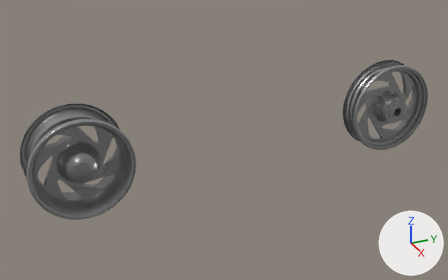
One commit to the glTF model models/Rims_ALMN.glb: the scene before it, then after it.
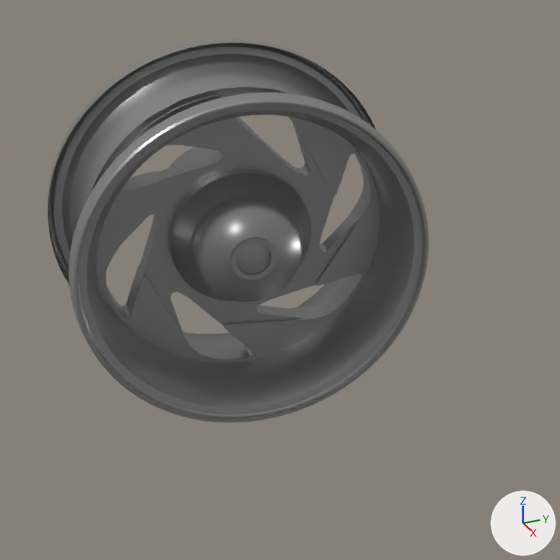
The first picture shows the older version from a camera (50 mm lens) standing at (2.57, -1.29, 1.08) and looking at (-0.03, -0.12, -0.22). The close-ups show the older and then the newer version on the part from 1% to 39% of the width and 32% to 93% of the height of that picture. Only the edits that show in the close-ups are written down. The axes (+X, +Y, +Z) are drawn at lower right. The lights are the same throughout. Where no turn or scale is listed for an object, it has been applied to the vertices. Vertices at exactly the same position are counted once.

Names of what the first close-up shows: 'RearRim_ALMN'.
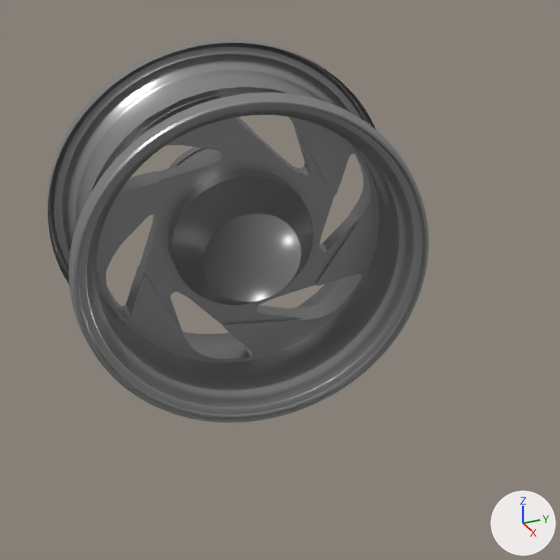
Location of each change, [x1, y1, x2, y2] in pixels of the close-ups (560 x 560 px):
part 1 of me_material_129, deleted: before [230, 237, 276, 280]
part 2 of me_material_129, cut back: before [84, 107, 417, 405]; after [83, 107, 418, 412]
part 3 of me_material_129, built on: before [61, 50, 355, 255]; after [58, 50, 356, 259]
part 4 of me_material_129, built on: before [168, 169, 311, 301]; after [168, 148, 314, 305]

The change in detail:
me_material_129 is used by ob_rearrim_almn; location (0.003, -0.859, -0.175).
me_material_129 had 5001 vertices, 8784 faces and spanned x -0.123..0.118, y -0.239..0.239, z -0.239..0.239.
me_material_129 now has 6535 vertices, 12000 faces and spans x -0.123..0.118, y -0.239..0.239, z -0.239..0.239.
me_material_129 part 1: the loose piece of 160 vertices spanning x -0.003..0.096, y -0.03..0.03, z -0.03..0.03 is deleted.
me_material_129 part 2: 22 vertices removed from x 0.107, y -0.218..0.218, z -0.218..0.218; 742 vertices added at x 0.085..0.108, y -0.22..0.22, z -0.22..0.22.
me_material_129 part 3: 22 vertices removed from x -0.112, y -0.218..0.218, z -0.218..0.218; 742 vertices added at x -0.113..-0.09, y -0.22..0.22, z -0.22..0.22.
me_material_129 part 4: 106 vertices moved from x -0.047..0.054, y -0.1..0.099, z -0.099..0.099 to x -0.091..0.08, y -0.097..0.096, z -0.096..0.096; 127 vertices removed from x -0.047..0.054, y -0.106..0.105, z -0.105..0.105; 414 vertices added at x -0.091..0.08, y -0.1..0.099, z -0.099..0.099.
Other edits to the shape of me_material_129 do not show in these pictures.
